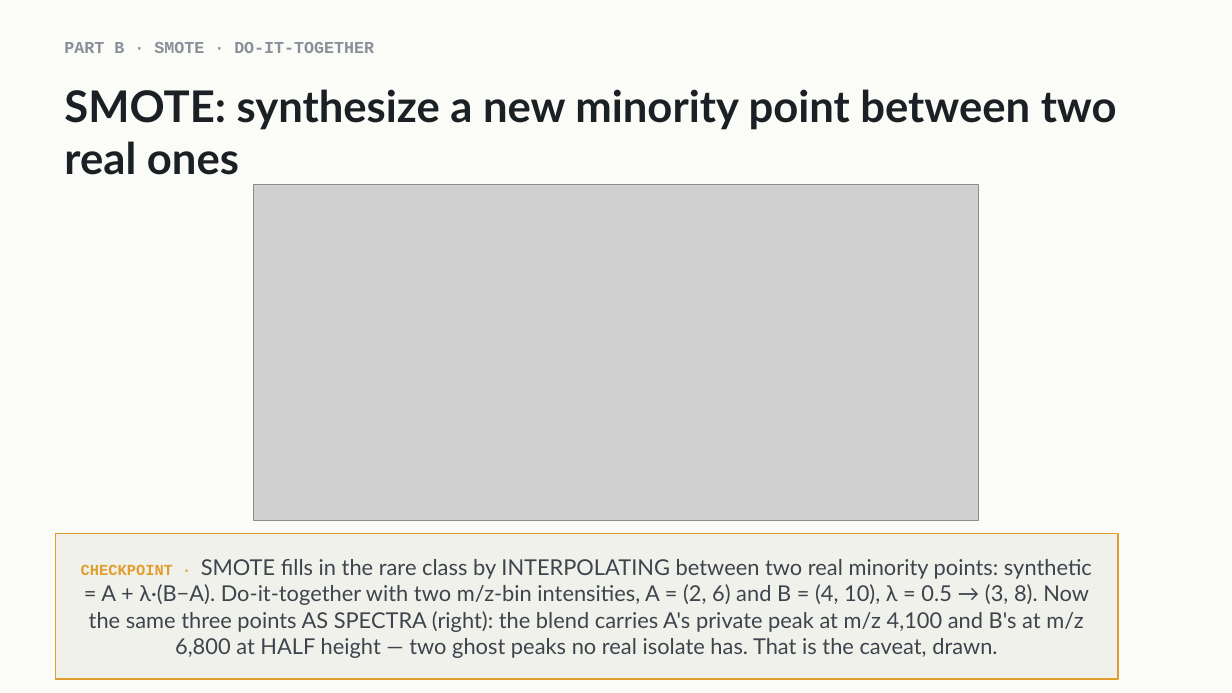
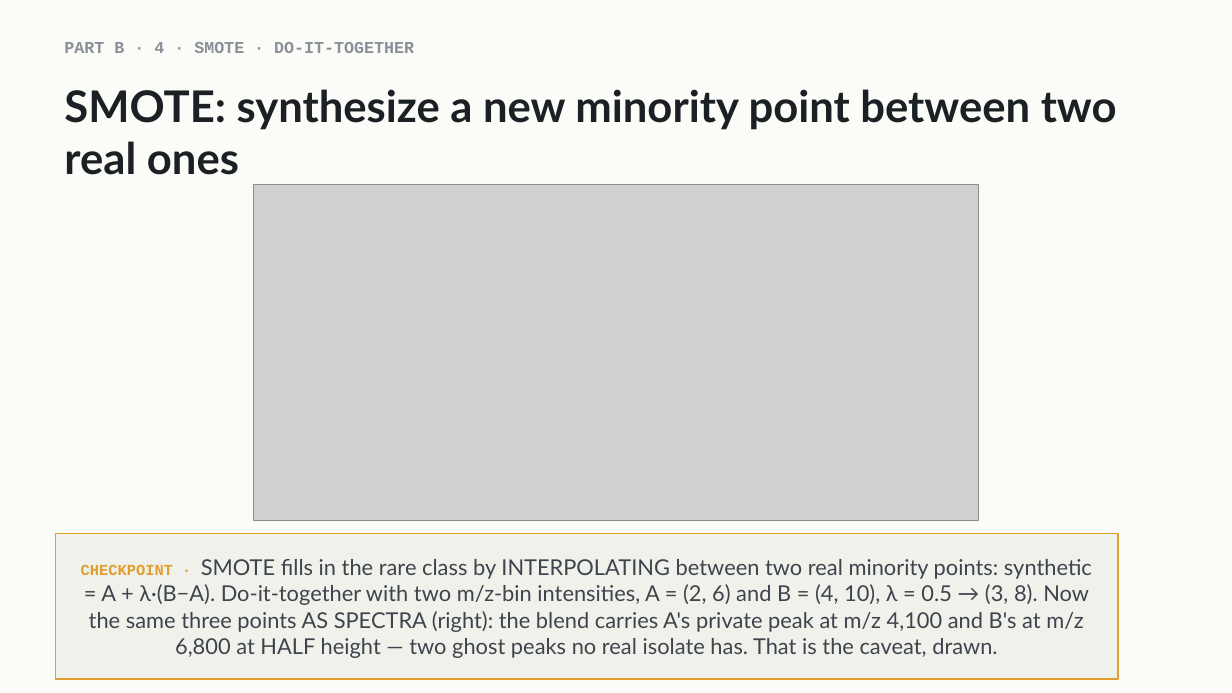
Before and after one commit to indigobio/msacl_dl_course, a slide deck: slide 17 of slides/pptx/lecture10_imbalanced_data.pptx (slide 16 before the commit). Drawn at 1232x693 pixels with LibreOffice and Linux fonts; fonts in the diff are those of the drawing; grey boxes stand for pictures. Boxes give left, top, right and bottom in pixels: in the first picture for what was removed or moved away, otherwise in the second. Text is boxed around its words. In the diff, an @@ line names an element or a change of style, - is before the commit and + after.

```diff
--- a/slides/pptx/lecture10_imbalanced_data.pptx
+++ b/slides/pptx/lecture10_imbalanced_data.pptx
@@ text at (64,42,414,53): text changed @@
-PART B · SMOTE · DO-IT-TOGETHER
+PART B · 4 · SMOTE · DO-IT-TOGETHER
```
Also in this commit, not shown: 4 other slides changed, 1 slide added, 4 other files.
